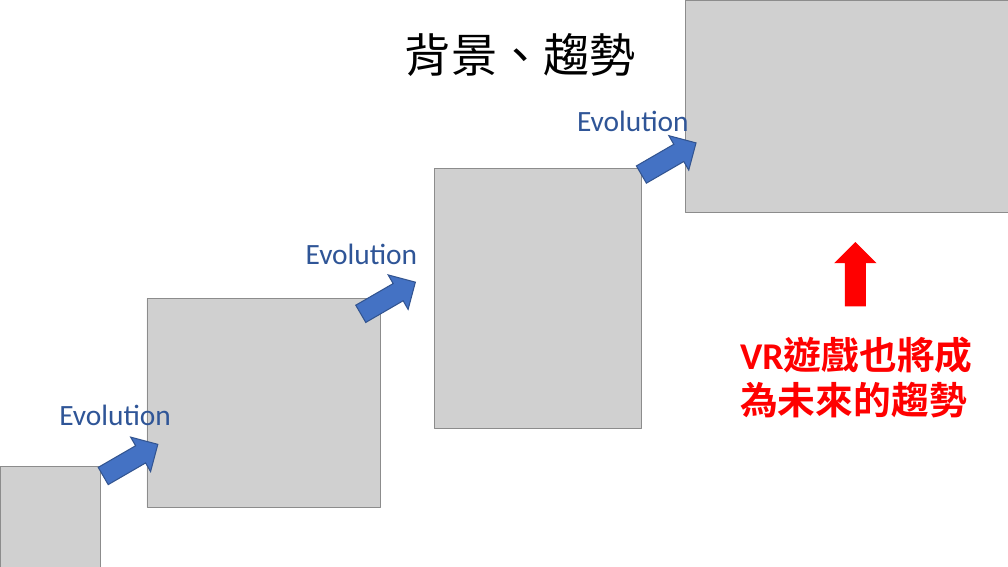
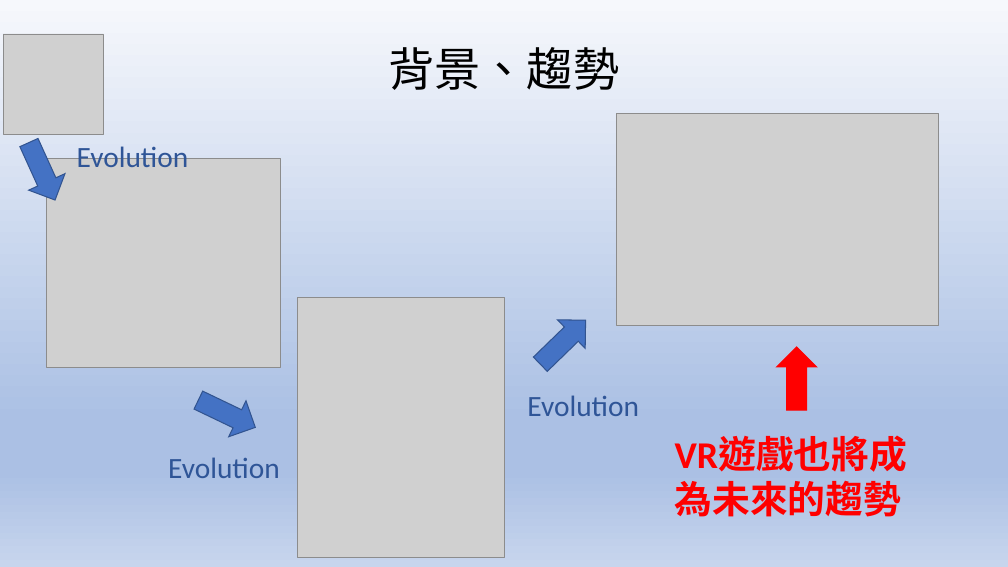
Before and after one commit to kewen0604/107_SE_Team2, a slide deck: slide 3 of 軟體工程期末專題報告.pptx. Drawn at 1008x567 pixels with LibreOffice and Linux fonts; fonts in the diff are those of the drawing; grey boxes stand for pictures. Boxes give left, top, right and bottom in pixels: in the first picture for what was removed or moved away, otherwise in the second. Text is boxed around its words. In the diff, an @@ line names an element or a change of style, - is before the commit and + after.

```diff
--- a/軟體工程期末專題報告.pptx
+++ b/軟體工程期末專題報告.pptx
@@ background #FFFFFF to gradient #F6F8FC to #ABC0E4 to #C7D5ED @@
@@ title "背景、趨勢" moved from (x1=405, y1=33, x2=636, y2=76) to (x1=388, y1=47, x2=619, y2=90) @@
@@ picture moved from (x1=0, y1=467, x2=101, y2=567) to (x1=3, y1=34, x2=104, y2=135) @@
@@ picture moved from (x1=685, y1=0, x2=1008, y2=212) to (x1=616, y1=113, x2=939, y2=326) @@
@@ down arrow at (x1=11, y1=134, x2=73, y2=209): rotation 239 to 335 degrees @@
@@ text "Evolution" rewrapped from (x1=59, y1=401, x2=171, y2=433) to (x1=77, y1=146, x2=189, y2=167) @@
@@ picture moved from (x1=147, y1=299, x2=380, y2=507) to (x1=47, y1=159, x2=281, y2=368) @@
@@ picture moved from (x1=435, y1=169, x2=642, y2=429) to (x1=297, y1=297, x2=504, y2=557) @@
@@ down arrow at (x1=526, y1=306, x2=600, y2=379): rotation 239 to 225 degrees @@
@@ down arrow moved from (x1=836, y1=243, x2=876, y2=306) to (x1=777, y1=347, x2=817, y2=411) @@
@@ down arrow at (x1=190, y1=382, x2=265, y2=445): rotation 239 to 295 degrees @@
@@ text "Evolution" rewrapped from (x1=577, y1=107, x2=689, y2=139) to (x1=527, y1=395, x2=639, y2=416) @@
@@ text "Evolution" moved from (x1=306, y1=243, x2=418, y2=264) to (x1=168, y1=457, x2=280, y2=478) @@
@@ text "VR遊戲也將成為未來的趨勢" rewrapped from (x1=733, y1=328, x2=989, y2=427) to (x1=667, y1=427, x2=926, y2=550) @@
```
Also in this commit, not shown: 16 other slides changed.
